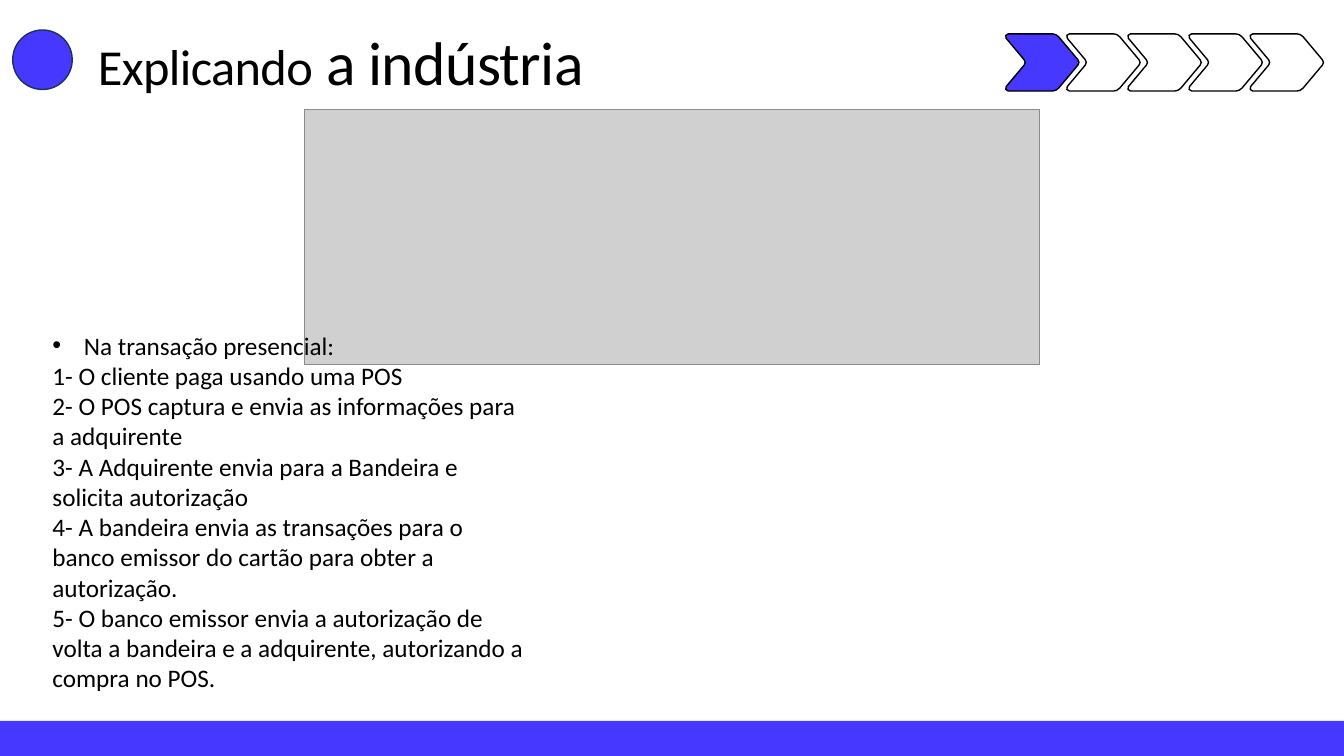
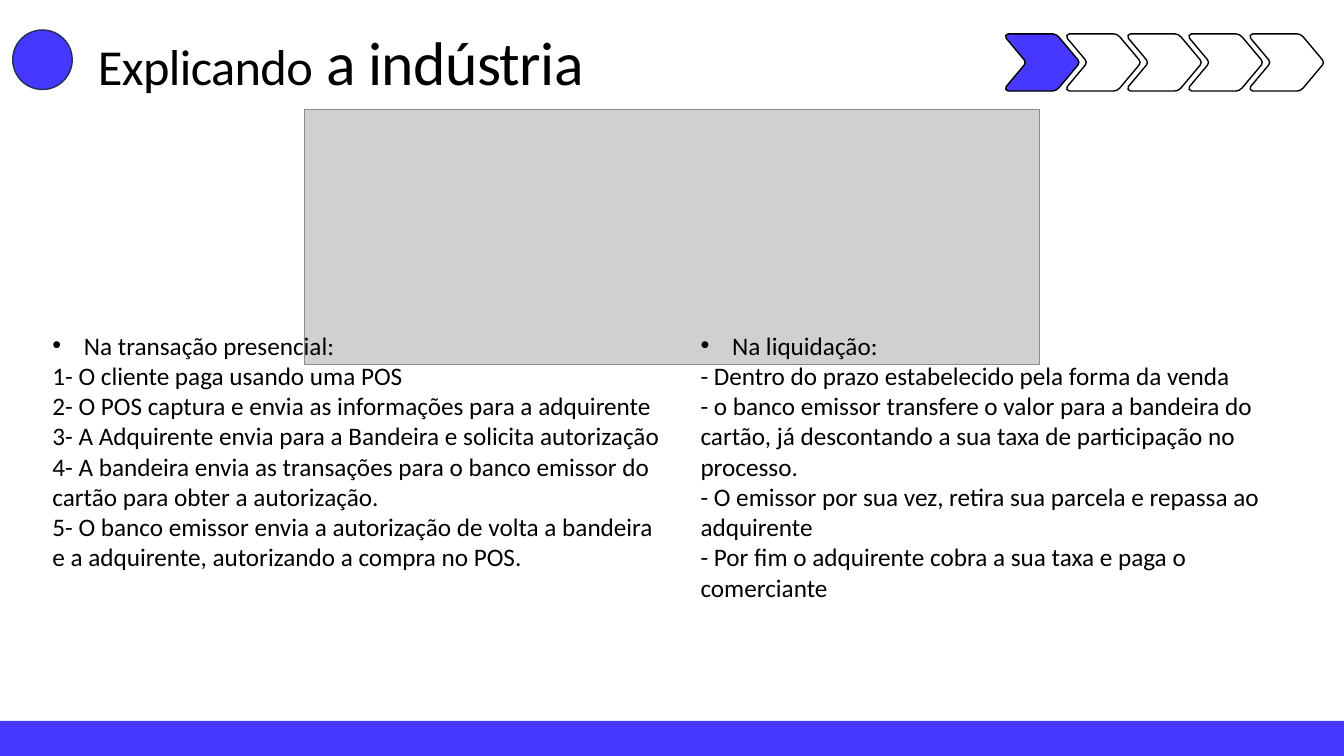
Before and after one commit to andreggalvao/CloudWalk-test, a slide deck: slide 4 of PPT-Teste.pptx. Drawn at 1344x756 pixels with LibreOffice and Linux fonts; fonts in the diff are those of the drawing; grey boxes stand for pictures. Boxes give left, top, right and bottom in pixels: in the first picture for what was removed or moved away, otherwise in the second. Text is boxed around its words. In the diff, an @@ line names an element or a change of style, - is before the commit and + after.

```diff
--- a/PPT-Teste.pptx
+++ b/PPT-Teste.pptx
@@ text "Na transação presencial:" rewrapped from (x1=52, y1=334, x2=523, y2=691) to (x1=52, y1=334, x2=659, y2=570) @@
@@ text added at (x1=701, y1=337, x2=1258, y2=597), 18 pt, text #000000 @@
+• Na liquidação:
+- Dentro do prazo estabelecido pela forma da venda
+- o banco emissor transfere o valor para a bandeira do cartão, já descontando a sua taxa de participação no processo.
+- O emissor por sua vez, retira sua parcela e repassa ao adquirente
+- Por fim o adquirente cobra a sua taxa e paga o comerciante
```
Also in this commit, not shown: 1 other slide changed, 3 slides added, 1 other file.
